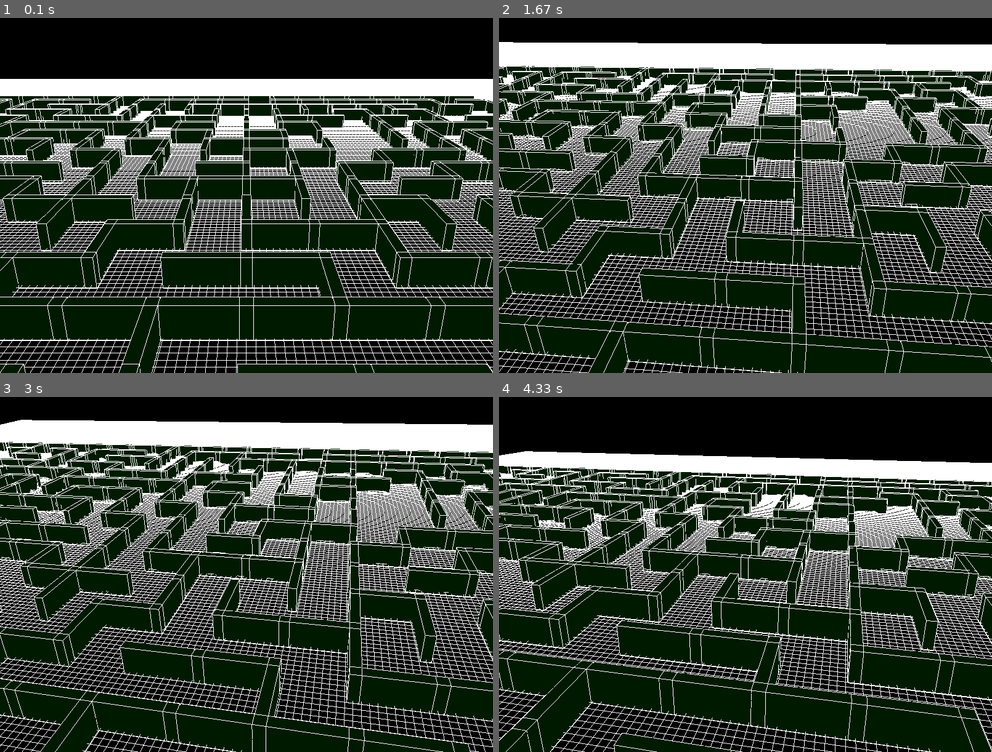
Above: before the commit, frames 1-4 (two rows, left to right).
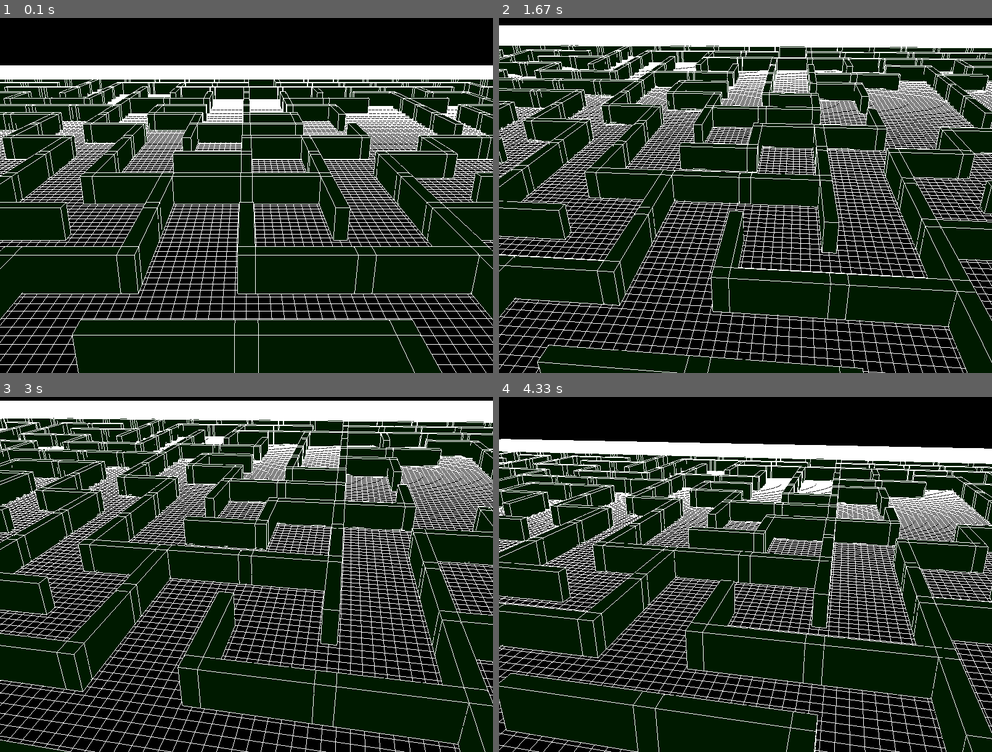
Above: after the commit, the same moments.

Repository: antonioam82/tank_controller
Game: pygame game, started from tank_demo_maze.py
Same seed, same stepped clock (60 frames per second), same inputs: the game is played once before the commit and once after it.
Inputs:
- Up to frame 1 (0.1 s): no input
- Up to frame 2 (1.67 s): tap one key every 0.33 s from 0.33 s: Z X T F
- Up to frame 3 (3 s): tap one key every 0.33 s from 1.67 s: G T F Z
- Up to frame 4 (4.33 s): tap G at 3 s; tap X at 3.33 s

The runs differ from the first frame. In frame 1, 51% of the frame differs, in the area x 0-100%, y 13-100%; in frame 2, 59%; in frame 3, 65%, in the area x 0-100%, y 1-100%; in frame 4, 51%.

Commit message:
Cambios en escala y control de escala

Diff:
--- a/tank_demo_maze.py
+++ b/tank_demo_maze.py
@@ -101,6 +101,8 @@
     scene_roty = 0.0
     scene_rotz = 0.0
 
+    scene_scale = 1.5
+
     pygame.display.set_mode(display, DOUBLEBUF | OPENGL)
     glEnable(GL_DEPTH_TEST)
 
@@ -124,6 +126,8 @@
     glEndList()
 
     grid = draw_grid()
+    #glScale(scene_scale,scene_scale,scene_scale)
+
 
     clock = pygame.time.Clock()
     running = True
@@ -147,16 +151,27 @@
         elif key[pygame.K_g]:
             glRotatef(-2,1.0,0.0,0.0)
 
+        if key[pygame.K_z]:
+            scene_scale += 0.05
+        elif key[pygame.K_x]:
+            scene_scale -= 0.05
+
 
 
         glClear(GL_COLOR_BUFFER_BIT | GL_DEPTH_BUFFER_BIT)
+
+        glPushMatrix()
+        glScalef(scene_scale,scene_scale,scene_scale)
+
         glCallList(grid)
         glPushMatrix()
         glRotatef(90, 1.0, 0.0, 0.0)
-        glScale(10.0,10.0,3.0)
+        glScalef(10.0,10.0,2.5)
+        glTranslatef(0,0,0)
         glCallList(model_maze)
         glPopMatrix()
         #glTranslatef(0,0,mov_z)
+        glPopMatrix()
 
         pygame.display.flip()
         clock.tick(60)
